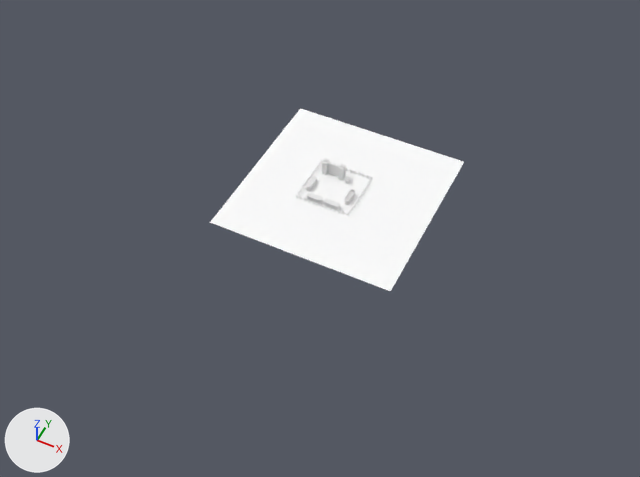
What one commit did to the Blender file LD42.blend.
Camera for both pictures: a 50 mm camera at (100.0, -217.0, 240.0) aimed at (1.0, -20.0, -6.0). Lighting does not change. The marker at lower left points along +X, +Y and +Z.
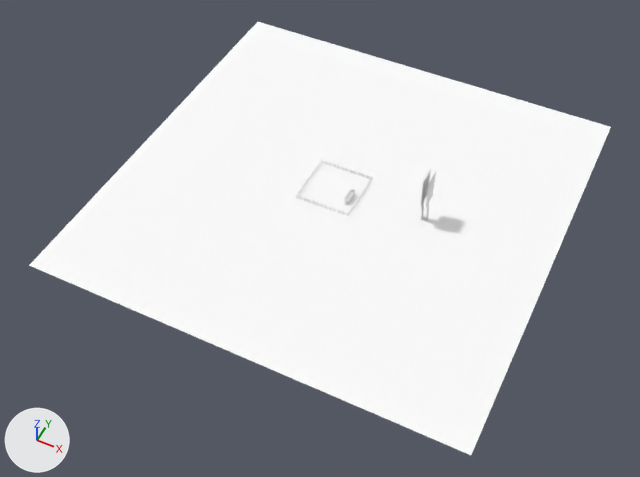
Location of each change, (x1, y1, x2, y2) in pixels of the pictures (640 x 477 px):
'Plane', reshaped (129% wider, 136% taller): before (210, 108, 464, 291); after (29, 22, 611, 455)
'Cube', deleted: before (322, 159, 346, 181)
'gurileg.001', added: after (425, 172, 436, 221)
    faces in mat_gurithight (its picture is missing): (425, 172, 436, 208)
'gurileg', added: after (420, 170, 431, 219)
    faces in mat_gurithight (its picture is missing): (420, 170, 431, 206)
'Cube.001', deleted: before (325, 161, 339, 177)
'Cylinder.003', deleted: before (307, 193, 323, 204)
'Cylinder.002', deleted: before (324, 199, 340, 210)
'Cylinder.004', deleted: before (306, 176, 317, 191)

Edits to the bpy script that builds the scene:
```text
Add mat_gurithight:
    mat_gurithight = diffuse_material('gurithight')
    mat_gurithight.base_color = (0.8, 0.8, 0.8)  # white #e7e7e7
Add mat_gurileg:
    mat_gurileg = diffuse_material('gurileg')
    mat_gurileg.base_color = (0.8, 0.8, 0.8)  # white #e7e7e7
Change me_plane:
    where me_plane.from_pydata(...)  # 4 vertices, 1 face; spans x -1.0..1.0, y -1.0..1.0, z 0.0
    used by ob_plane; location = (0.0, 0.0, 0.0); scale = (36.3, 36.3, 36.3)
    me_plane part 1
    me_plane.vertices[0].co: (-1.0, -1.0, 0.0) -> (-2.28, -2.28, 0.0)  # pixel (209, 222) -> pixel (28, 265)
    me_plane.vertices[1].co: (1.0, -1.0, 0.0) -> (2.28, -2.28, 0.0)  # pixel (390, 291) -> pixel (471, 455)
    me_plane.vertices[2].co: (-1.0, 1.0, 0.0) -> (-2.28, 2.28, 0.0)  # pixel (300, 108) -> pixel (257, 21)
    me_plane.vertices[3].co: (1.0, 1.0, 0.0) -> (2.28, 2.28, 0.0)  # pixel (464, 161) -> pixel (611, 126)
Add me_gurileg_001:
    me_gurileg_001.from_pydata([(-0.07, -0.91, 0.0), (0.1, -0.91, 0.0), (-0.07, 0.09, 0.0), (0.1, 0.09, 0.0), (-0.34, -0.16, 0.0), (0.22, -0.08, 0.0), (-0.49, 0.83, 0.0), (0.07, 0.91, 0.0)], [], [(0, 1, 3, 2), (4, 5, 7, 6)])
    for i in [1]: me_gurileg_001.polygons[i].material_index = 1
    me_gurileg_001.materials.append(mat_gurileg)  # its picture is missing
    me_gurileg_001.materials.append(mat_gurithight)  # its picture is missing
Remove ob_cube_001:
    ob_cube_001 = bpy.data.objects.new('Cube.001', me_cube_001)
    ob_cube_001.location = (-9.9, 5.8, 1.0)
    _m = ob_cube_001.modifiers.new('Subsurf', 'SUBSURF')
    _m.subdivision_type = 'SIMPLE'
    _m.levels = 6
Remove ob_cube:
    ob_cube = bpy.data.objects.new('Cube', me_cube)
    ob_cube.location = (-9.9, 5.8, 1.0)
Remove ob_cylinder_004:
    ob_cylinder_004 = bpy.data.objects.new('Cylinder.004', me_cylinder_004)
    ob_cylinder_004.location = (-11.5, -4.8, 1.0)
    ob_cylinder_004.rotation_euler = (0.0, 0.0, -3.142)  # degrees (0, 0, -180)
    _m = ob_cylinder_004.modifiers.new('Bevel', 'BEVEL')
    _m.width = 0.01
    _m.width_pct = 0.01
    _m.limit_method = 'NONE'
    _m.spread = 0.0
Remove ob_cylinder_003:
    ob_cylinder_003 = bpy.data.objects.new('Cylinder.003', me_cylinder_003)
    ob_cylinder_003.location = (-4.3, -8.8, 1.0)
    ob_cylinder_003.rotation_euler = (0.0, 0.0, -1.571)  # degrees (0, 0, -90)
    _m = ob_cylinder_003.modifiers.new('Bevel', 'BEVEL')
    _m.width = 0.01
    _m.width_pct = 0.01
    _m.limit_method = 'NONE'
    _m.spread = 0.0
Remove ob_cylinder_002:
    ob_cylinder_002 = bpy.data.objects.new('Cylinder.002', me_cylinder_002)
    ob_cylinder_002.location = (2.9, -8.9, 1.0)
    ob_cylinder_002.rotation_euler = (0.0, 0.0, -1.571)  # degrees (0, 0, -90)
    _m = ob_cylinder_002.modifiers.new('Bevel', 'BEVEL')
    _m.width = 0.01
    _m.width_pct = 0.01
    _m.limit_method = 'NONE'
    _m.spread = 0.0
Add ob_gurileg_001:
    ob_gurileg_001 = bpy.data.objects.new('gurileg.001', me_gurileg_001)
    ob_gurileg_001.location = (34.8, -0.5, 10.9)
    ob_gurileg_001.rotation_euler = (1.571, 0.147, -1.571)  # degrees (90, 8.4, -90)
    ob_gurileg_001.scale = (12.5, 12.5, 12.5)
Add ob_gurileg:
    ob_gurileg = bpy.data.objects.new('gurileg', me_gurileg_001.copy())
    ob_gurileg.location = (32.8, -0.5, 10.9)
    ob_gurileg.rotation_euler = (1.571, 0.147, -1.571)  # degrees (90, 8.4, -90)
    ob_gurileg.scale = (12.5, 12.5, 12.5)
```
